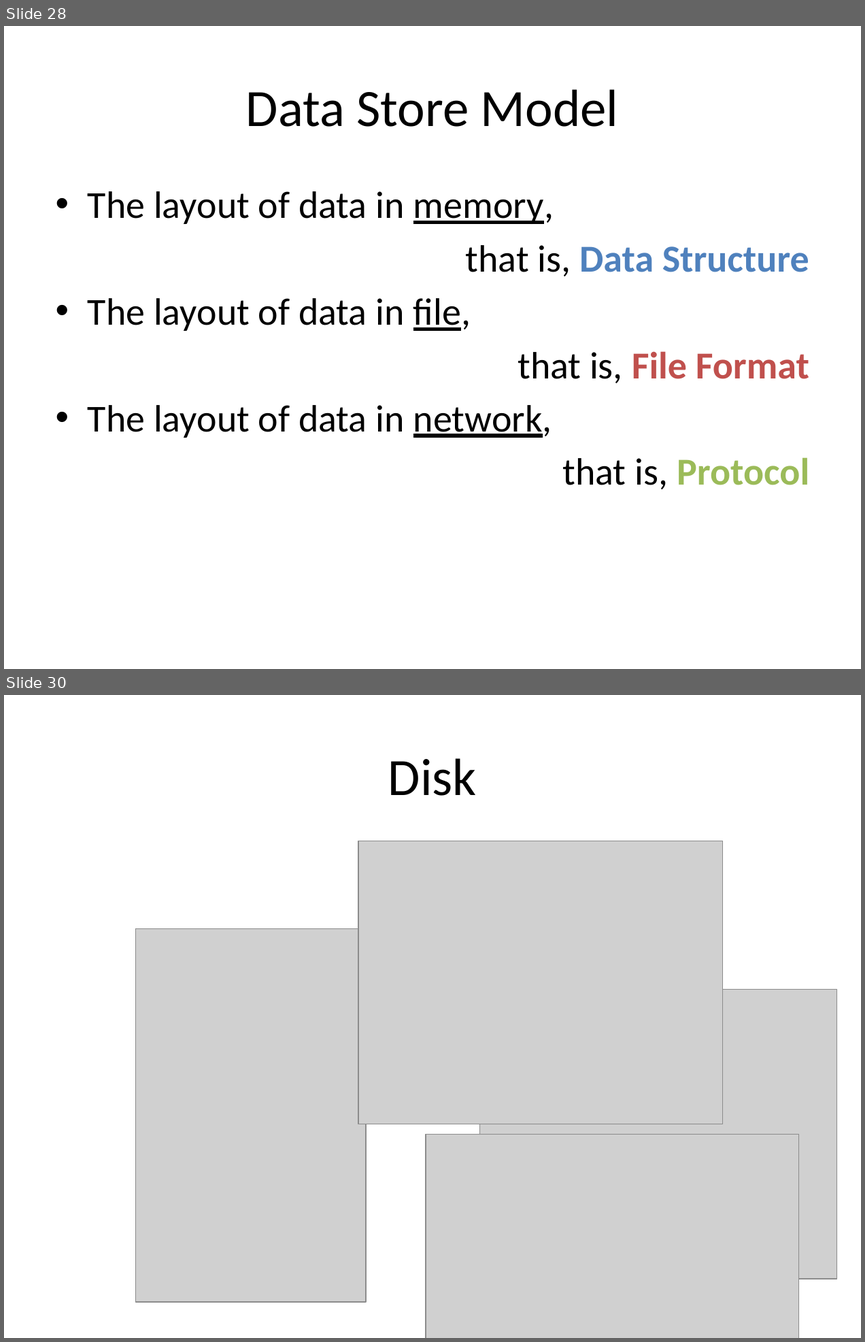
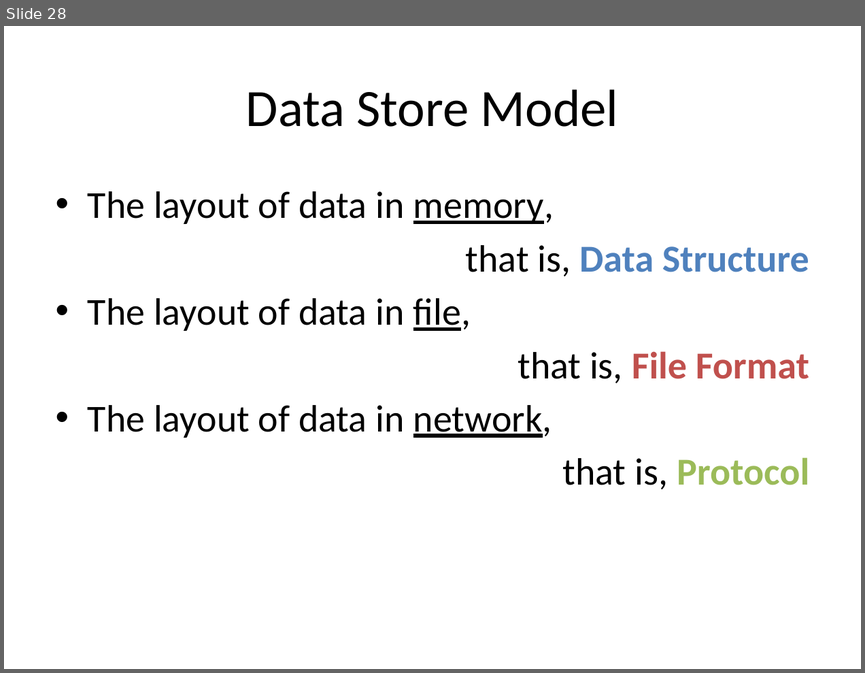
Before and after one commit to guhanjie/Knowledge-sharing, a slide deck: 数据存取模型.pptx. Shown one above the other, each under a label of ours: slides 28 and 30 before the commit, slide 28 after it; the slides between them are not shown. The pictures are 865x1342 and 865x673 pixels, drawn with LibreOffice and Linux fonts; fonts in the diff are those of the drawing; grey boxes stand for pictures. Boxes give left, top, right and bottom in pixels: in the first picture for what was removed or moved away, otherwise in the second. Text is boxed around its words. In the diff, an @@ line names an element or a change of style, - is before the commit and + after.

```diff
--- a/数据存取模型.pptx
+++ b/数据存取模型.pptx
@@ slide 30 removed at [4, 695, 861, 1338], background #FFFFFF @@
@@ title removed at [388, 758, 477, 796] @@
-Disk
@@ picture removed at [358, 841, 722, 1123] @@
@@ picture removed at [136, 928, 366, 1301] @@
@@ picture removed at [479, 989, 837, 1279] @@
@@ picture removed at [426, 1134, 798, 1338] @@
@@ left right arrow removed at [641, 1162, 736, 1170] @@
@@ curved up arrow removed at [564, 1205, 683, 1231] @@
```
Also in this commit, not shown: 5 slides changed, 5 slides added, 6 other slides removed.
